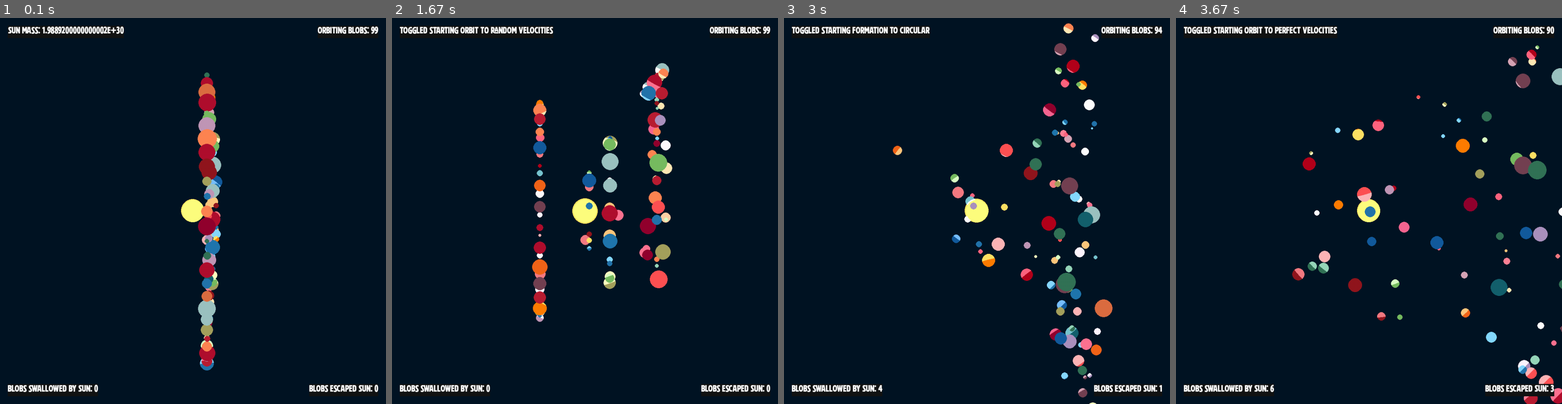
Above: before the commit, frames 1-4 (left to right).
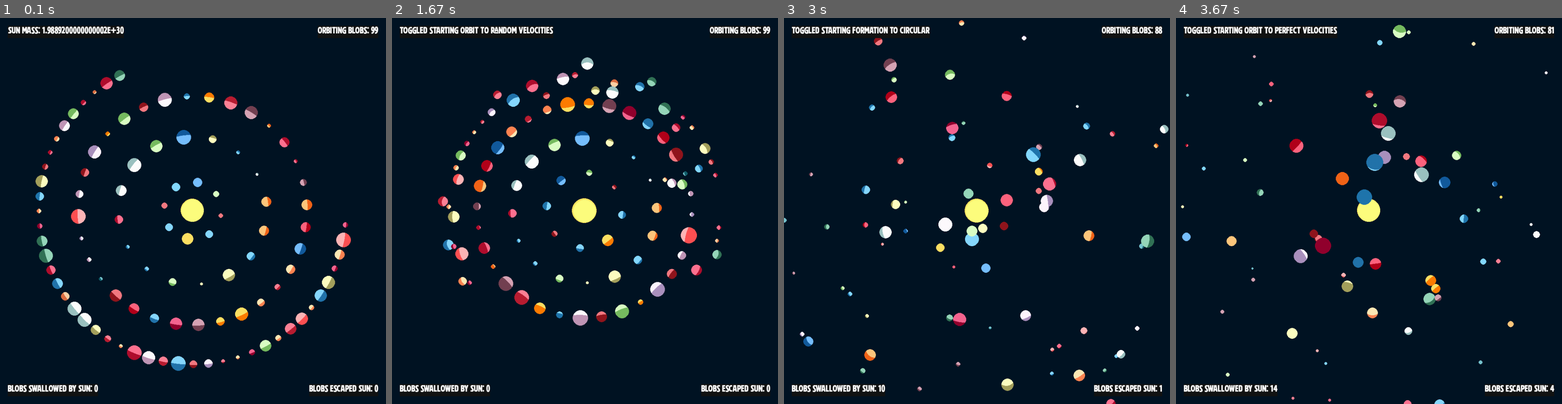
Above: after the commit, the same moments.

Repository: jmottster/newton
Game: pygame game, started from main.py
Same seed, same stepped clock (60 frames per second), same inputs: the game is played once before the commit and once after it.
Inputs:
- Up to frame 1 (0.1 s): no input
- Up to frame 2 (1.67 s): hold D 0.33-0.8 s; hold W 0.83-1.3 s; hold D from 1.33 s (still down)
- Up to frame 3 (3 s): release D at 1.8 s; hold A 1.83-2.37 s; hold S 2.4-2.87 s; hold A from 2.9 s (still down)
- Up to frame 4 (3.67 s): release A at 3.37 s; hold W from 3.4 s (still down)

The runs differ from the first frame. In frame 1, 7.8% of the frame differs, in the area x 9-91%, y 13-92%; in frame 2, 8.7%, in the area x 11-86%, y 10-80%; in frame 3, 6.7%; in frame 4, 6.4%.

Commit message:
Fixed blob lighting for proper perspective in relation to center blob

Diff:
--- a/blob_plotter.py
+++ b/blob_plotter.py
@@ -106,24 +106,34 @@
         for i in range(NUM_BLOBS - 1):
             # Set up some random values for this blob
             color = round(random.random() * (len(COLORS) - 1))
-
+            velocity = 0
+            radius = 0
+            mass = 0
             # Divide mass and radius ranges in half, put smaller masses with
             # smaller radiuses, and vice versa. Randomize whether we're doing
             # a bigger or smaller blob.
-            if round(random.random() * 10) % 2:
-                min_radius = MIN_RADIUS + (MAX_RADIUS - MIN_RADIUS) / 2
-                min_mass = MIN_MASS + (MAX_MASS - MIN_MASS) / 2
+            max_radius_delta = MIN_RADIUS + ((MAX_RADIUS - MIN_RADIUS) / 2)
+            max_mass_delta = MIN_MASS + ((MAX_MASS - MIN_MASS) / 2)
+            max_velocity_delta = MIN_VELOCITY + ((MAX_VELOCITY - MIN_VELOCITY) / 2)
+            if round(random.randint(1, 10)) % 2:
                 radius = round(
-                    (random.random() * (MAX_RADIUS - min_radius)) + min_radius
-                )
-                mass = (random.random() * (MAX_MASS - min_mass)) + min_mass
+                    (random.random() * (max_radius_delta - MIN_RADIUS)) + MIN_RADIUS
+                )
+                mass = random.random() * (max_mass_delta - MIN_MASS) + MIN_MASS
+                velocity = (
+                    random.random() * (max_velocity_delta - MIN_VELOCITY) + MIN_VELOCITY
+                )
+
             else:
-                max_radius = MAX_RADIUS - (MAX_RADIUS - MIN_RADIUS) / 2
-                max_mass = MAX_MASS - (MAX_MASS - MIN_MASS) / 2
                 radius = round(
-                    (random.random() * (max_radius - MIN_RADIUS)) + MIN_RADIUS
-                )
-                mass = (random.random() * (max_mass - MIN_MASS)) + MIN_MASS
+                    (random.random() * (MAX_RADIUS - max_radius_delta))
+                    + max_radius_delta
+                )
+                mass = (random.random() * (MAX_MASS - max_mass_delta)) + max_mass_delta
+                velocity = (
+                    random.random() * (MAX_VELOCITY - max_velocity_delta)
+                    + max_velocity_delta
+                )
 
             if self.square_grid:  # Square grid x,y plot for this blob
                 # Get x and y coordinates for this blob
@@ -174,23 +184,19 @@
             dz = half_screen - z
             d = math.sqrt(dx**2 + dy**2 + dz**2)
 
-            velocity = 0
             if self.start_perfect_orbit:
                 # get velocity for a perfect orbit around center blob
                 velocity = math.sqrt(G * CENTER_BLOB_MASS / d)
             elif self.start_perfect_floor_bounce:
                 # get velocity for a perfect floor bounce when that is on
                 velocity = math.sqrt(G * FLOOR_MASS / d)
-            else:
-                # Just use a random velocity
-                velocity = (
-                    random.random() * (MAX_VELOCITY - MIN_VELOCITY) + MIN_VELOCITY
-                )
 
             theta = math.acos(dz / d)
             phi = math.atan2(dy, dx)
 
+            # Add some chaos to starting trajectory
             theta = theta - (math.pi * 0.25)
+            # turn 90 degrees from pointing center for begining velocity (orbit)
             phi = phi - (math.pi * 0.5)
 
             velocityx = velocity * math.sin(theta) * math.cos(phi)
@@ -203,12 +209,12 @@
                 COLORS[color],
                 radius,
                 mass,
+                x,
+                y,
                 z,
-                y,
-                x,
+                velocityx,
+                velocityy,
                 velocityz,
-                velocityy,
-                velocityx,
             )
             self.blobs.append(new_blob)
 
@@ -233,13 +239,13 @@
                 blob.draw(screen)
                 # Uncomment for writting lables on blobs
                 # mass_text = blob_font.render(
-                #     f"{blob.name}", 1, (255, 255, 255), (0, 0, 0)
+                #     f"{round(blob.z * SCALE)}", 1, (255, 255, 255), (0, 0, 0)
                 # )
                 # screen.blit(
                 #     mass_text,
                 #     (
                 #         (blob.x * SCALE) - (mass_text.get_width() / 2),
-                #         (blob.y * SCALE) - (mass_text.get_height() / 2),
+                #         (blob.y * SCALE) - (blob.radius) - (mass_text.get_height()),
                 #     ),
                 # )
 
@@ -316,7 +322,7 @@
         for blob in self.blobs:
             # Check for and react to any collisions with other blobs
             for blob2 in self.blobs:
-                if (id(blob2) != id(blob)) and (checked.get(id(blob2)) == None):
+                if (id(blob2) != id(blob)) and (checked.get(id(blob2)) is None):
                     blob.collision_detection(blob2)  # TODO wraping collision detection
                 blob.gravitational_pull(blob2, G)
 
--- a/globals.py
+++ b/globals.py
@@ -1,7 +1,7 @@
 """
 Newton's Laws, a simulator of physics at the scale of space
 
-Global variables
+Global contants
 
 by Jason Mott, copyright 2024
 """
@@ -18,7 +18,7 @@
 __status__ = "In Progress"
 
 
-# Global vars
+# Global constants
 
 # No need to ever change these
 G = 6.67428e-11  # Gravitational constant
@@ -30,13 +30,16 @@
 TIMESCALE = 3600 * 12 * SCALE_PERCENT  # elapsed time per frame, in seconds
 # Height and width of screen (square is best for orbits)
 SCREEN_SIZE = 1000 * SCALE_PERCENT
+SCREEN_SIZE_H = SCREEN_SIZE
+SCREEN_SIZE_W = SCREEN_SIZE
+SCREEN_SIZE_D = SCREEN_SIZE
 MIN_RADIUS = 5 * SCALE_PERCENT
 MAX_RADIUS = 20 * SCALE_PERCENT
 SCALE = AU_SCALE_FACTOR / AU  # 1 AU = SCALE_FACTOR pixels
 SCALED_SCREEN_SIZE = (SCREEN_SIZE / AU_SCALE_FACTOR) * AU  # Real height and width in AU
 FRAME_RATE = 120  # there are FRAME_RATE frames per second
 
-# Vars for creating blobs somewhat randomly
+# Constants for creating blobs somewhat randomly
 NUM_BLOBS = 100
 # If true all blobs will start
 # with a perfect orbital velocity
@@ -46,13 +49,13 @@
 # (more chaos to start), otherwise a perfect circular grid (less chaos to start) will be used
 SQUARE_BLOB_PLOTTER = False
 MIN_VELOCITY = 47.4 * 1000  # Only if START_PERFECT_ORBIT is False
-MAX_VELOCITY = 29.783 * 1000  # Only if START_PERFECT_ORBIT is False
+MAX_VELOCITY = 50.217 * 300  # 29.783 * 1000 Only if START_PERFECT_ORBIT is False
 MIN_MASS = 7.34767309 * 10**22  # Mass of Moon
 # 3.30 * 10**23 * 0.75  # currently set with 75% of mass of Mercury
 MAX_MASS = 6.9742 * 10**24  # currently set slightly larger than mass of Earth
 FLOOR_MASS = 1.98892 * 10**28
 CENTER_BLOB_MASS = 1.98892 * 10**30  # currently set with mass of the sun
-# 8.54 * 10**36 <-- black hole
+# 8.54 * 10**36 <-- black hole, don't do it, your machine will colapse into itself!
 CENTER_BLOB_RADIUS = 30 * SCALE_PERCENT
 CENTER_BLOB_COLOR = (255, 210, 63)
 CENTER_BLOB_NAME = "sun"
@@ -62,20 +65,13 @@
     (51, 115, 87),
     (147, 3, 46),
     (255, 133, 82),
-    # (230, 230, 230),
-    # (230, 230, 230),
     (157, 195, 194),
     (171, 146, 191),
     (255, 81, 84),
-    # (59, 244, 251),
-    # (202, 255, 138),
-    # (59, 244, 251),
-    # (202, 255, 138),
     (177, 15, 46),
     (35, 116, 171),
     (120, 188, 97),
     (179, 0, 27),
-    # (255, 196, 235),
     (242, 100, 25),
     (20, 92, 158),
     (255, 125, 0),
--- a/massive_blob.py
+++ b/massive_blob.py
@@ -61,6 +61,10 @@
         g is the Gravitational Constant to be applied to equation
     """
 
+    center_blob_x = SCREEN_SIZE_W / 2
+    center_blob_y = SCREEN_SIZE_H / 2
+    center_blob_z = SCREEN_SIZE_D / 2
+
     def __init__(self, name, color, radius, mass, x, y, z, vx, vy, vz):
         self.GRAVITATIONAL_RANGE = SCALED_SCREEN_SIZE
         self.scaled_screen_size_squared = SCALED_SCREEN_SIZE * 2
@@ -97,6 +101,9 @@
         if self.name != CENTER_BLOB_NAME:
             self.blob_suface.draw(screen, (x, y, z))
         else:
+            MassiveBlob.center_blob_x = x
+            MassiveBlob.center_blob_y = y
+            MassiveBlob.center_blob_z = z
             pygame.draw.circle(screen, self.color, (x, y), self.radius)
 
             if not self.pause:
@@ -269,7 +276,7 @@
 
         # if two blobs are within gravitational range of each other,
         # and not overlapping too much
-        if d < self.GRAVITATIONAL_RANGE and d >= dd:
+        if d < self.GRAVITATIONAL_RANGE and d > 0:
             F = g * self.mass * blob.mass / d**2
 
             theta = math.acos(dz / d)
@@ -344,28 +351,27 @@
     """
 
     def __init__(self, radius, color):
+        self.LIGHT_RADIUS_MULTI = 10
         pygame.Surface.__init__(self, (radius * 2, radius * 2))
         self.position = (0, 0, 0)
         self.radius = radius
+        self.animation_radius = radius * self.LIGHT_RADIUS_MULTI
         self.rect = pygame.Rect(
             (self.position[0], self.position[1]), (radius * 2, radius * 2)
         )
         self.color = color
-        self.parent_blob = self.create_blob()
-        self.center_blob_pos = (SCREEN_SIZE / 2, SCREEN_SIZE / 2, SCREEN_SIZE / 2)
-        self.light_radius = radius * 10
+        self.light_radius = self.animation_radius
         self.light_flag = pygame.BLEND_RGB_ADD
         self.light_colorkey = (0, 0, 0)
         self.light_color = (100, 100, 100)
         self.light = None
-        self.shade_radius = radius * 10
-        self.shade_flag = None  # pygame.BLEND_RGB_SUB
+        self.shade_radius = self.animation_radius
         self.shade_colorkey = (0, 0, 0)
         self.shade_color = color
         self.shade = None
         self.alpha_image = None
         self.mask_image = None
-        self.half_z = SCREEN_SIZE / 2
+        self.parent_blob = self.create_blob()
         self.create_light()
         self.create_shade()
         self.create_alpha_image()
@@ -379,6 +385,7 @@
         # not to any screen. This is created only once per instance no matter how many times
         # it is drawn. Called in the constructor.
         pygame.draw.circle(self, self.color, (self.radius, self.radius), self.radius)
+        pygame.Surface.set_colorkey(self, self.light_colorkey)
 
     def create_light(self):
         # Create the overlay the will add shine to the blob in the direction of the center blob.
@@ -433,6 +440,7 @@
         # by the draw() method.
         self.create_alpha_image()
 
+        self.check_animation_radius(self.position[2])
         offset = self.get_lighting_direction()
 
         self.alpha_image.blit(
@@ -444,14 +452,13 @@
             special_flags=self.light_flag,
         )
 
-        if self.position[2] < self.half_z:
+        if self.position[2] < MassiveBlob.center_blob_z:
             self.alpha_image.blit(
                 self.shade,
                 (
-                    (self.radius - self.shade_radius) - offset[0],
-                    (self.radius - self.shade_radius) - offset[1],
+                    (self.radius - self.shade_radius) - offset[2],
+                    (self.radius - self.shade_radius) - offset[3],
                 ),
-                # special_flags=self.shade_flag,
             )
 
         self.alpha_image.blit(
@@ -459,6 +466,32 @@
         )
 
         return self.alpha_image
+
+    def check_animation_radius(self, z):
+        # This points the lighted up side of the blob toward the center
+        # blob, and ensures radius is honering z depth and realistic curvature.
+        # Unfortunately, this ruins our caching, I will fix that when I get to optimizing.
+
+        diff = abs(MassiveBlob.center_blob_z - z)
+        radius = self.animation_radius
+        scale = 1
+        range = MassiveBlob.center_blob_z * 0.45
+        diff = abs(range - diff)
+
+        scale = round(diff / (range), 4)
+        if scale < 0.15:
+            scale = 0.15
+        radius = round(self.radius * (self.LIGHT_RADIUS_MULTI * (scale)))
+
+        if z > MassiveBlob.center_blob_z:
+            self.light_radius = radius
+            self.shade_radius = self.animation_radius
+        elif z < MassiveBlob.center_blob_z:
+            self.shade_radius = radius
+            self.light_radius = self.animation_radius
+
+        self.create_light()
+        self.create_shade()
 
     def get_lighting_direction(self):
         # Get the x,y,z coordinates for the center of the overlay. This will point to the
@@ -468,9 +501,9 @@
         x1 = self.position[0]
         y1 = self.position[1]
         z1 = self.position[2]
-        x2 = self.center_blob_pos[0]
-        y2 = self.center_blob_pos[1]
-        z2 = self.center_blob_pos[2]
+        x2 = MassiveBlob.center_blob_x
+        y2 = MassiveBlob.center_blob_y
+        z2 = MassiveBlob.center_blob_z
 
         dx = x2 - x1
         dy = y2 - y1
@@ -480,18 +513,26 @@
         theta = math.acos(dz / d)
         phi = math.atan2(dy, dx)
 
-        x = self.light_radius * math.sin(theta) * math.cos(phi)
-        y = self.light_radius * math.sin(theta) * math.sin(phi)
-        z = self.light_radius * math.sin(theta)
-
-        return (x, y, z)
-
-    def draw(self, screen, pos=None):
+        lx = self.light_radius * math.sin(theta) * math.cos(phi)
+        ly = self.light_radius * math.sin(theta) * math.sin(phi)
+
+        sx = self.shade_radius * math.sin(theta) * math.cos(phi)
+        sy = self.shade_radius * math.sin(theta) * math.sin(phi)
+
+        return (lx, ly, sx, sy)
+
+    def draw(self, screen, pos=None, no_lighting=False):
         # Draw the blob to the screen.
         if pos is not None:
             self.position = pos
 
-        screen.blit(
-            self.get_lighting_blob(),
-            (self.position[0] - self.radius, self.position[1] - self.radius),
-        )
+        if no_lighting:
+            screen.blit(
+                self,
+                (self.position[0] - self.radius, self.position[1] - self.radius),
+            )
+        else:
+            screen.blit(
+                self.get_lighting_blob(),
+                (self.position[0] - self.radius, self.position[1] - self.radius),
+            )
